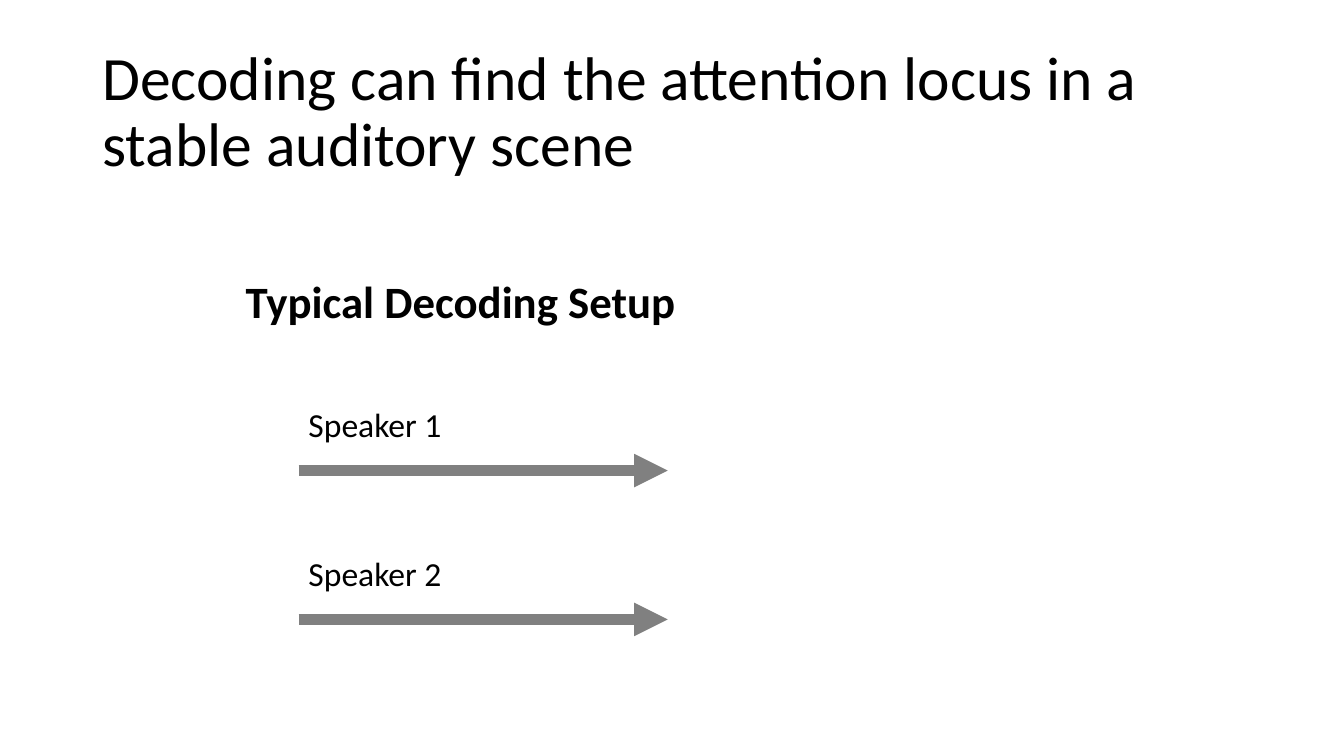
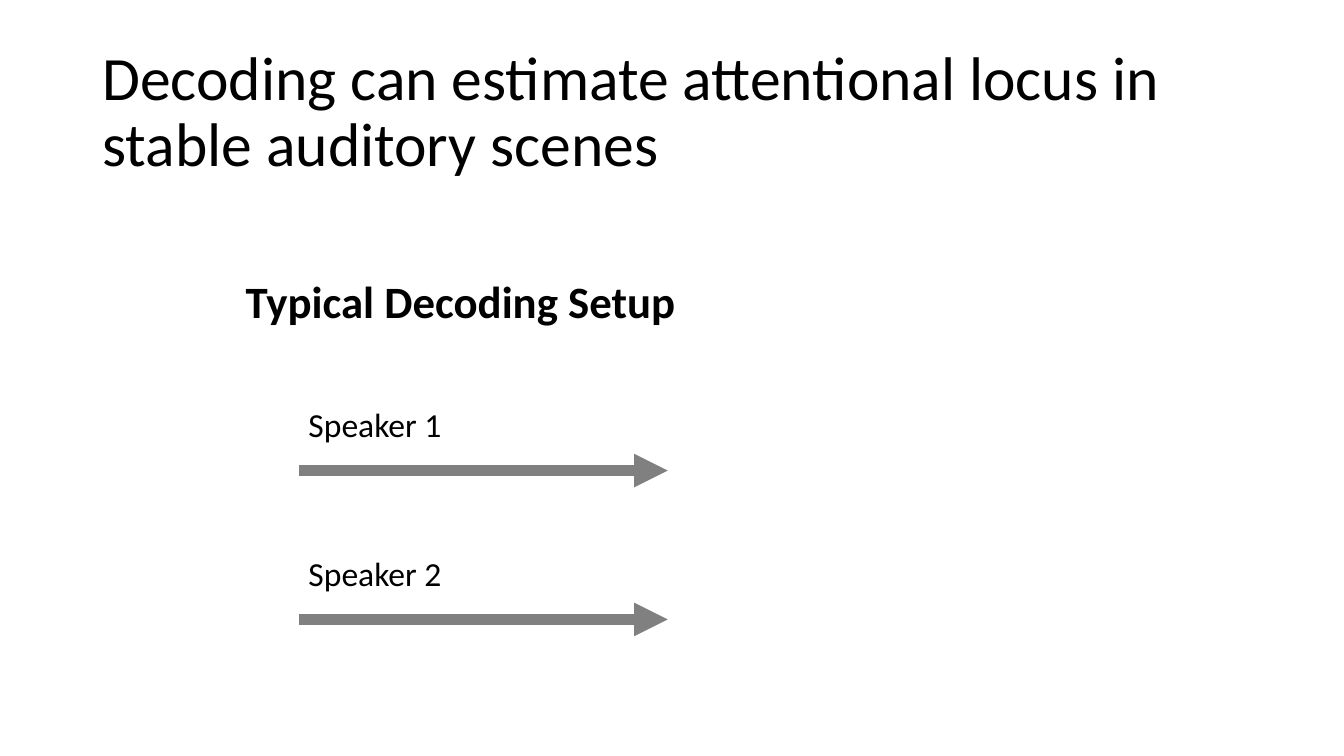
Before and after one commit to haberdashPI/german_track, a slide deck: slide 7 of presentations/ARO_2021/adapting_auditory_attention.pptx. Drawn at 1344x756 pixels with LibreOffice and Linux fonts; fonts in the diff are those of the drawing. Boxes give left, top, right and bottom in pixels: in the first picture for what was removed or moved away, otherwise in the second. Text is boxed around its words. In the diff, an @@ line names an element or a change of style, - is before the commit and + after.

```diff
--- a/presentations/ARO_2021/adapting_auditory_attention.pptx
+++ b/presentations/ARO_2021/adapting_auditory_attention.pptx
@@ title at (102, 57, 1158, 176): text changed @@
-Decoding can find the attention locus in a stable auditory scene
+Decoding can estimate attentional locus in stable auditory scenes
```
Also in this commit, not shown: 16 other slides changed, 1 slide added.
